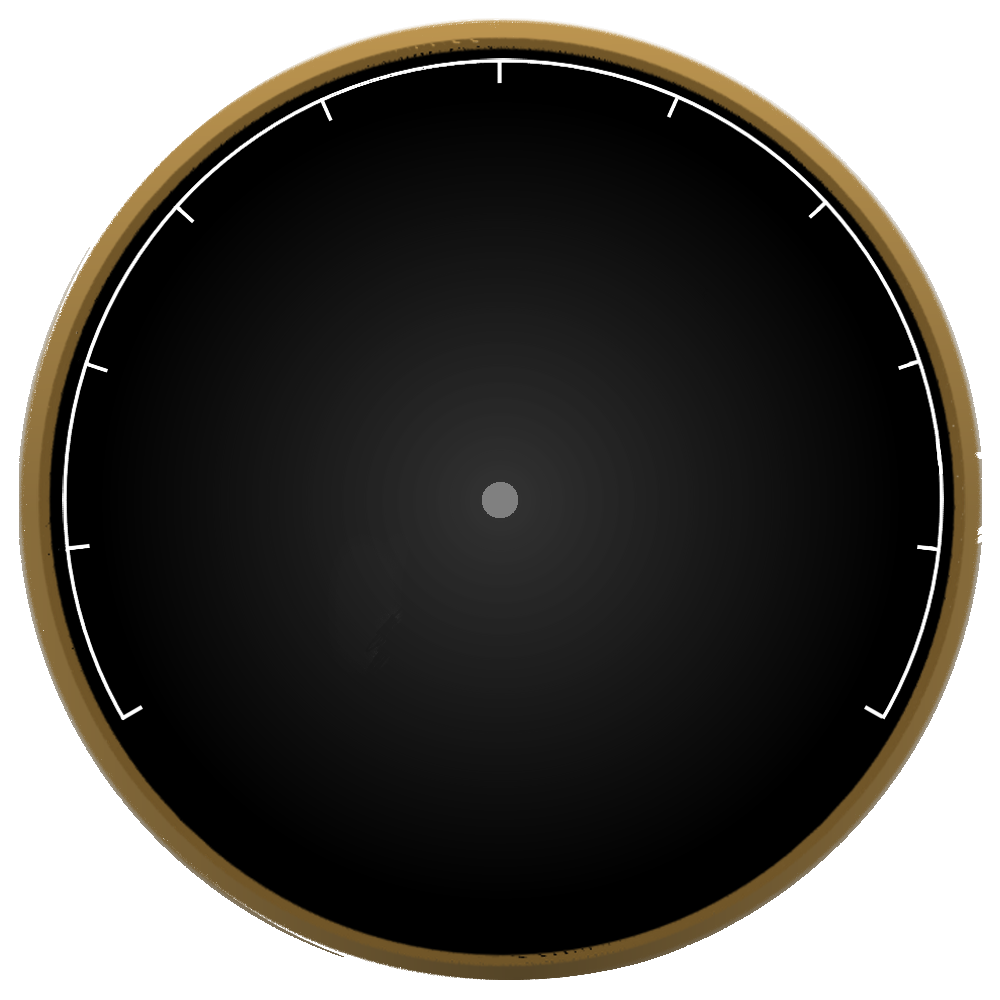
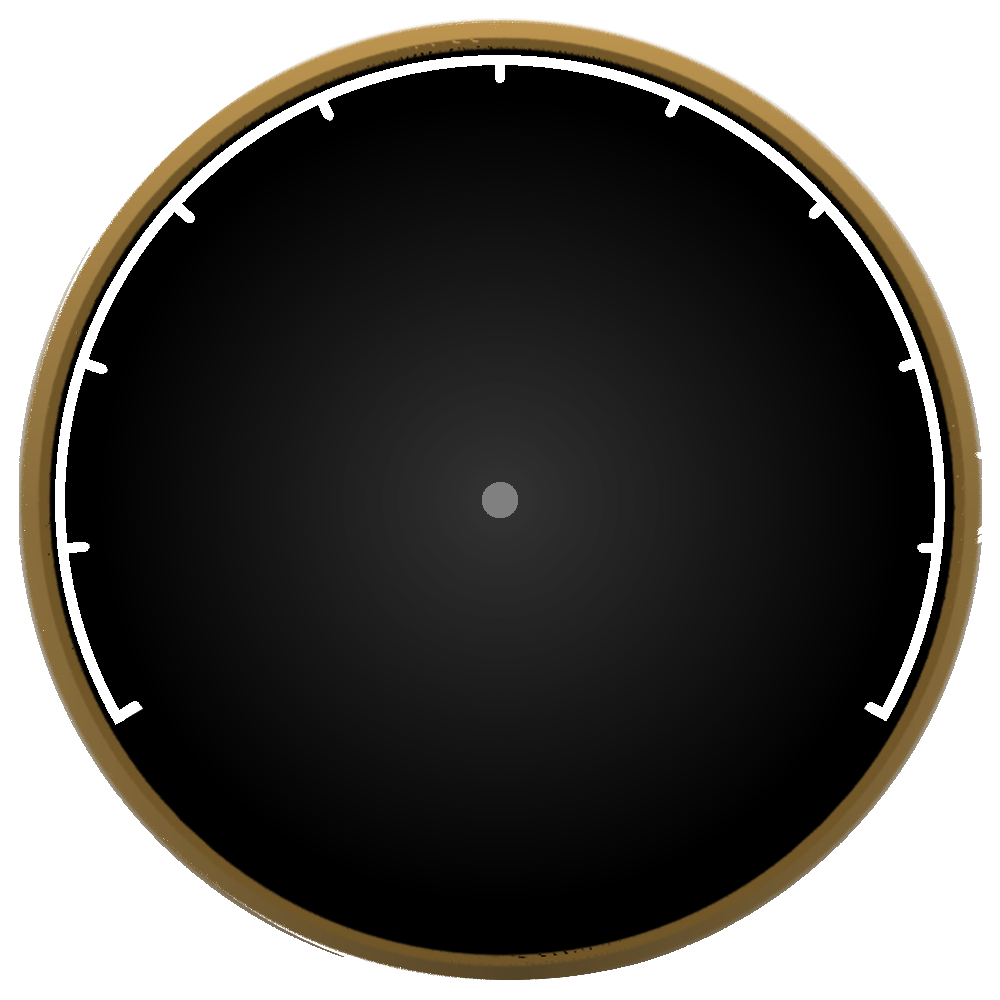
Layer changes from the first 1000 × 1000 image to the second:
painted on "Layer 11" over (x1=55, y1=55, x2=945, y2=725)
painted on "Layer 7" over (x1=55, y1=55, x2=945, y2=725)
painted on "Layer 4" over (x1=55, y1=55, x2=945, y2=725)
